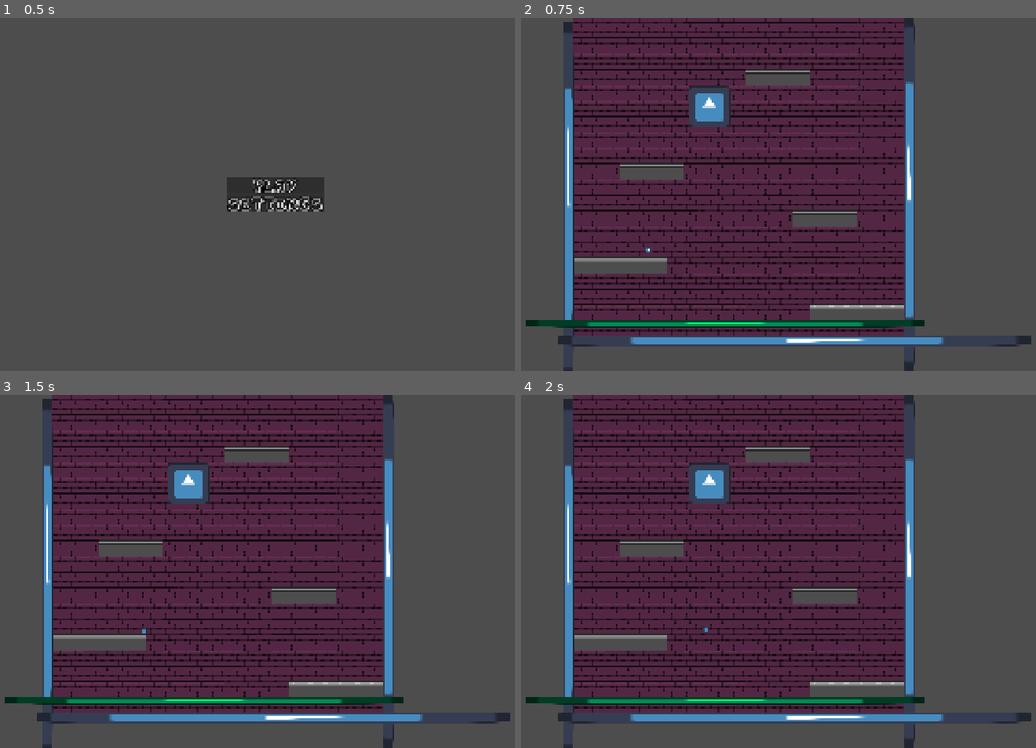
Above: before the commit, frames 1-4 (two rows, left to right).
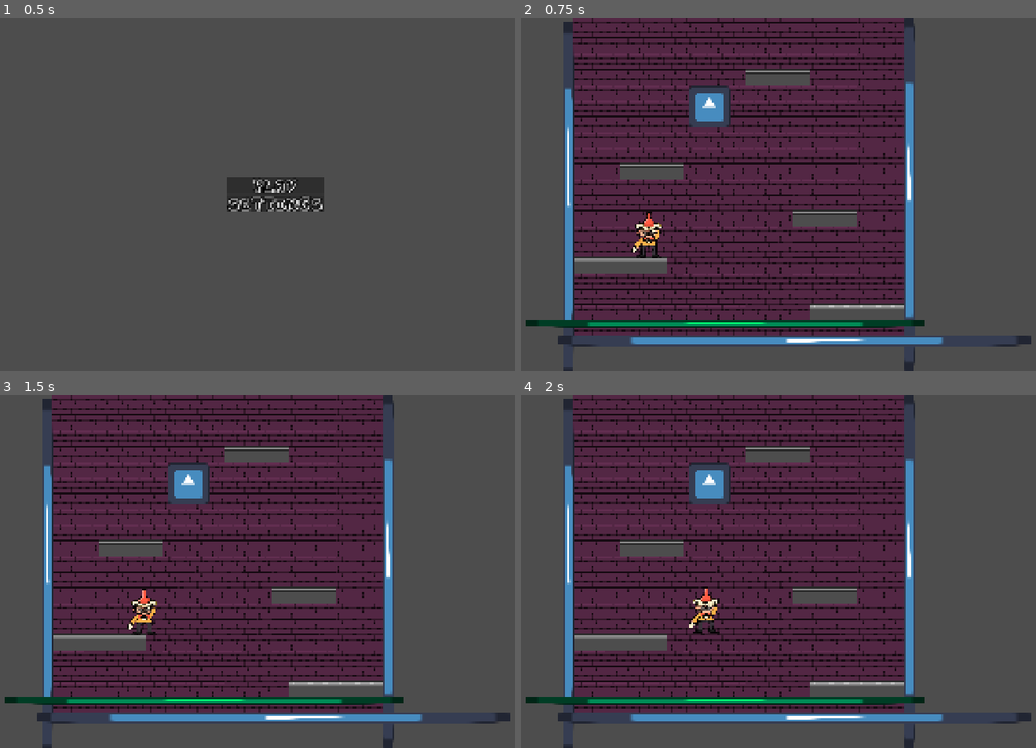
Above: after the commit, the same moments.

Repository: mokoszerosy/giera-dzamik-v4
Game: Godot game, scene res://scenes/main_menu.tscn
Two runs of this game, one before a commit and one after it. Both use one fixed random seed, a clock stepped at 60 frames per second and the inputs below. The engine's default icon, where the game draws it, is replaced by a stand-in: a white triangle on a blue panel in a dark square.
Inputs:
- Up to frame 1 (0.5 s): no input
- Up to frame 2 (0.75 s): click "Play" at 0.5 s
- Up to frame 3 (1.5 s): tap Enter at 1.25 s; hold Right (move_right) from 1.28 s (still down)
- Up to frame 4 (2 s): keep holding Right (move_right); tap Space (jump) at 1.52 s

Frame 1 is identical in both runs. In frame 2, 0.4% of the frame differs, in the area x 21-28%, y 54-68%; in frame 3, 0.4%; in frame 4, 0.4%.

Commit message:
spritekelnera

Diff:
--- a/gieranadzamik4/scenes/player.tscn
+++ b/gieranadzamik4/scenes/player.tscn
@@ -1,17 +1,19 @@
 [gd_scene format=3 uid="uid://s31bky5a7fdn"]
 
 [ext_resource type="Script" uid="uid://ddc4isdta31wu" path="res://scripts/player.gd" id="1_3vyb7"]
-[ext_resource type="Texture2D" uid="uid://csto8r0llgmxg" path="res://icon.svg" id="2_g2els"]
+[ext_resource type="Texture2D" uid="uid://dloo8bkyf5f0" path="res://sprites/gracz/maincharactersprite.png" id="2_g2els"]
 
 [sub_resource type="RectangleShape2D" id="RectangleShape2D_gqjdf"]
+size = Vector2(100, 104)
 
 [node name="Player" type="CharacterBody2D" unique_id=1353136037]
+texture_filter = 1
 script = ExtResource("1_3vyb7")
 
 [node name="Sprite2D" type="Sprite2D" parent="." unique_id=880298912]
-rotation = -3.1415927
-scale = Vector2(0.13522398, -0.13225384)
 texture = ExtResource("2_g2els")
 
 [node name="CollisionShape2D" type="CollisionShape2D" parent="." unique_id=1267157351]
+texture_filter = 1
+position = Vector2(0, 17)
 shape = SubResource("RectangleShape2D_gqjdf")
Binary file added: gieranadzamik4/sprites/gracz/maincharactersprite.png
Not shown, added: gieranadzamik4/sprites/gracz/maincharactersprite.png.import
